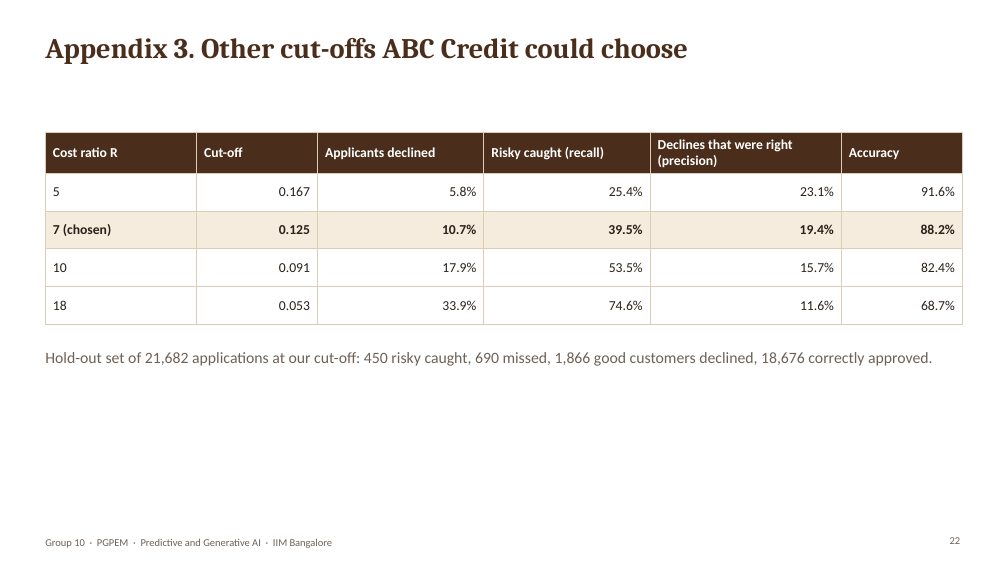
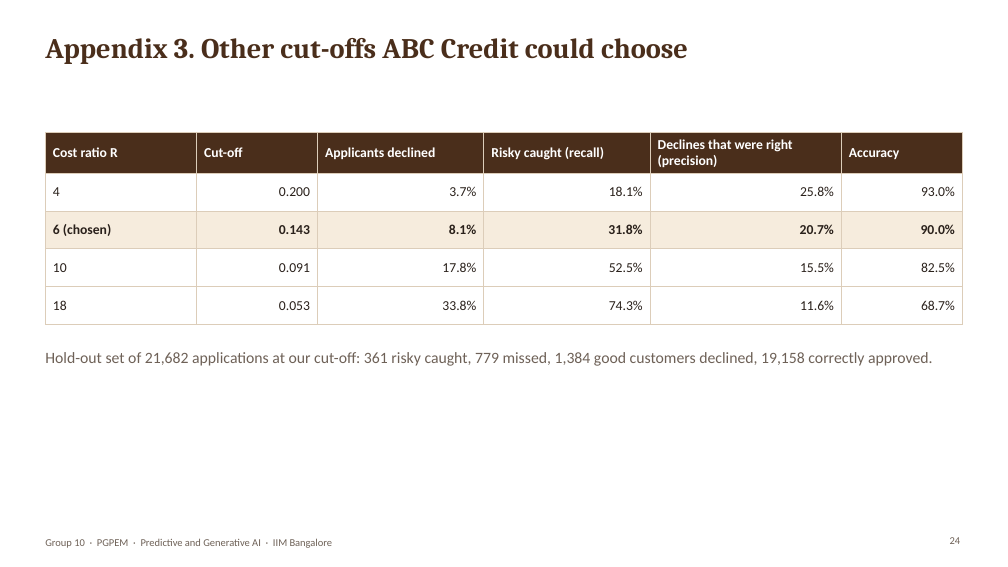
Before and after one commit to joymondal/abc_credit_project, a slide deck: slide 24 of docs/ABC_Credit_Chatbot_Presentation.pptx (slide 22 before the commit). Drawn at 1008x567 pixels with LibreOffice and Linux fonts; fonts in the diff are those of the drawing; background and template pictures are left out. Boxes give left, top, right and bottom in pixels: in the first picture for what was removed or moved away, otherwise in the second. Text is boxed around its words. In the diff, an @@ line names an element or a change of style, - is before the commit and + after.

```diff
--- a/docs/ABC_Credit_Chatbot_Presentation.pptx
+++ b/docs/ABC_Credit_Chatbot_Presentation.pptx
@@ table at (x1=45, y1=132, x2=963, y2=314) @@
-row 2: 5 | 0.167 | 5.8% | 25.4% | 23.1% | 91.6%
+row 2: 4 | 0.200 | 3.7% | 18.1% | 25.8% | 93.0%
-row 3: 7 (chosen) | 0.125 | 10.7% | 39.5% | 19.4% | 88.2%
+row 3: 6 (chosen) | 0.143 | 8.1% | 31.8% | 20.7% | 90.0%
-row 4: 10 | 0.091 | 17.9% | 53.5% | 15.7% | 82.4%
+row 4: 10 | 0.091 | 17.8% | 52.5% | 15.5% | 82.5%
-row 5, column 3: 33.9%
+row 5, column 3: 33.8%
-row 5, column 4: 74.6%
+row 5, column 4: 74.3%
@@ text at (x1=45, y1=352, x2=933, y2=366): text changed @@
-Hold-out set of 21,682 applications at our cut-off: 450 risky caught, 690 missed, 1,866 good customers declined, 18,676 correctly approved.
+Hold-out set of 21,682 applications at our cut-off: 361 risky caught, 779 missed, 1,384 good customers declined, 19,158 correctly approved.
@@ page number at (x1=950, y1=537, x2=961, y2=544): text changed @@
-22
+24
```
Also in this commit, not shown: 20 other slides changed, 7 slides added, 1 slide removed, 41 other files.
